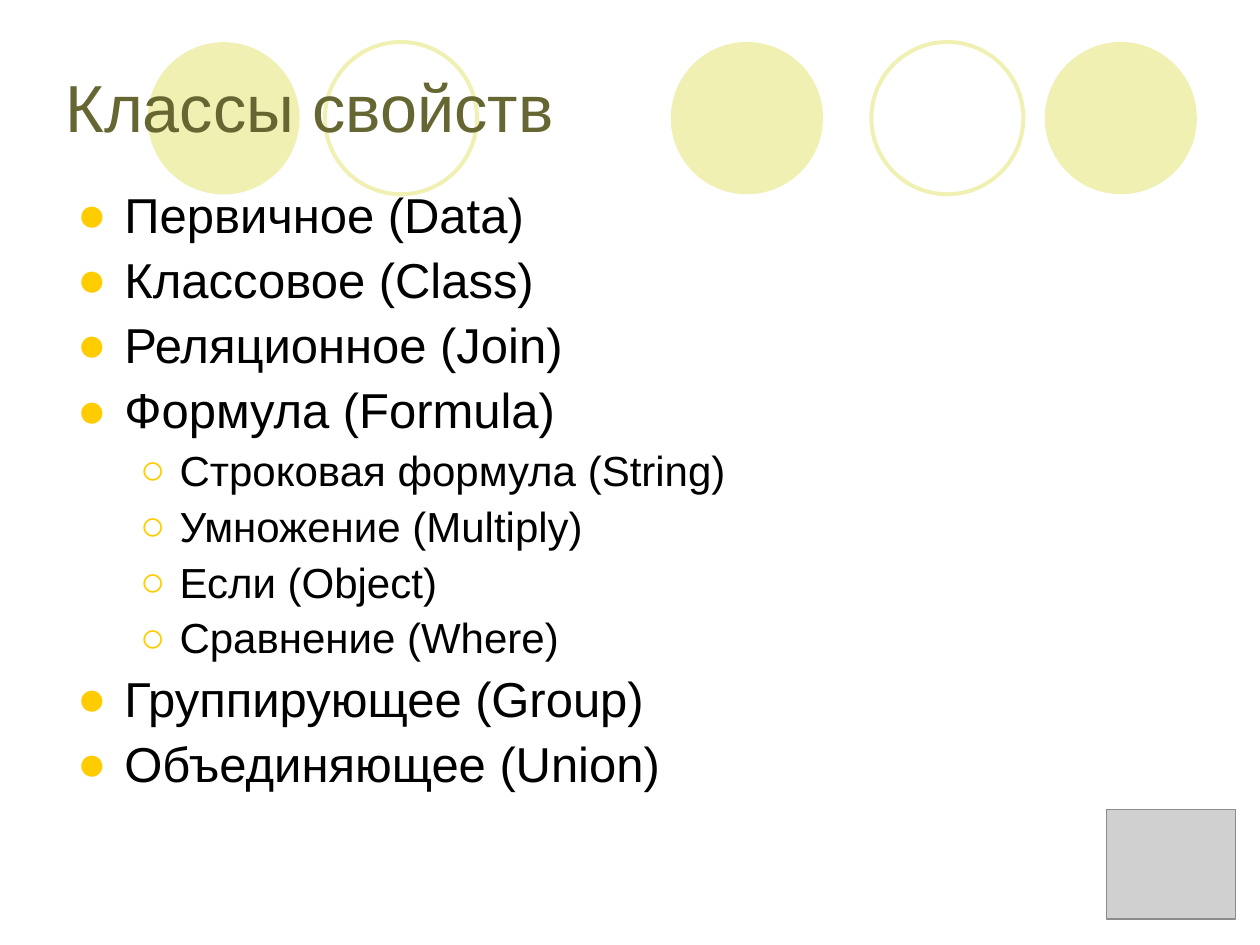
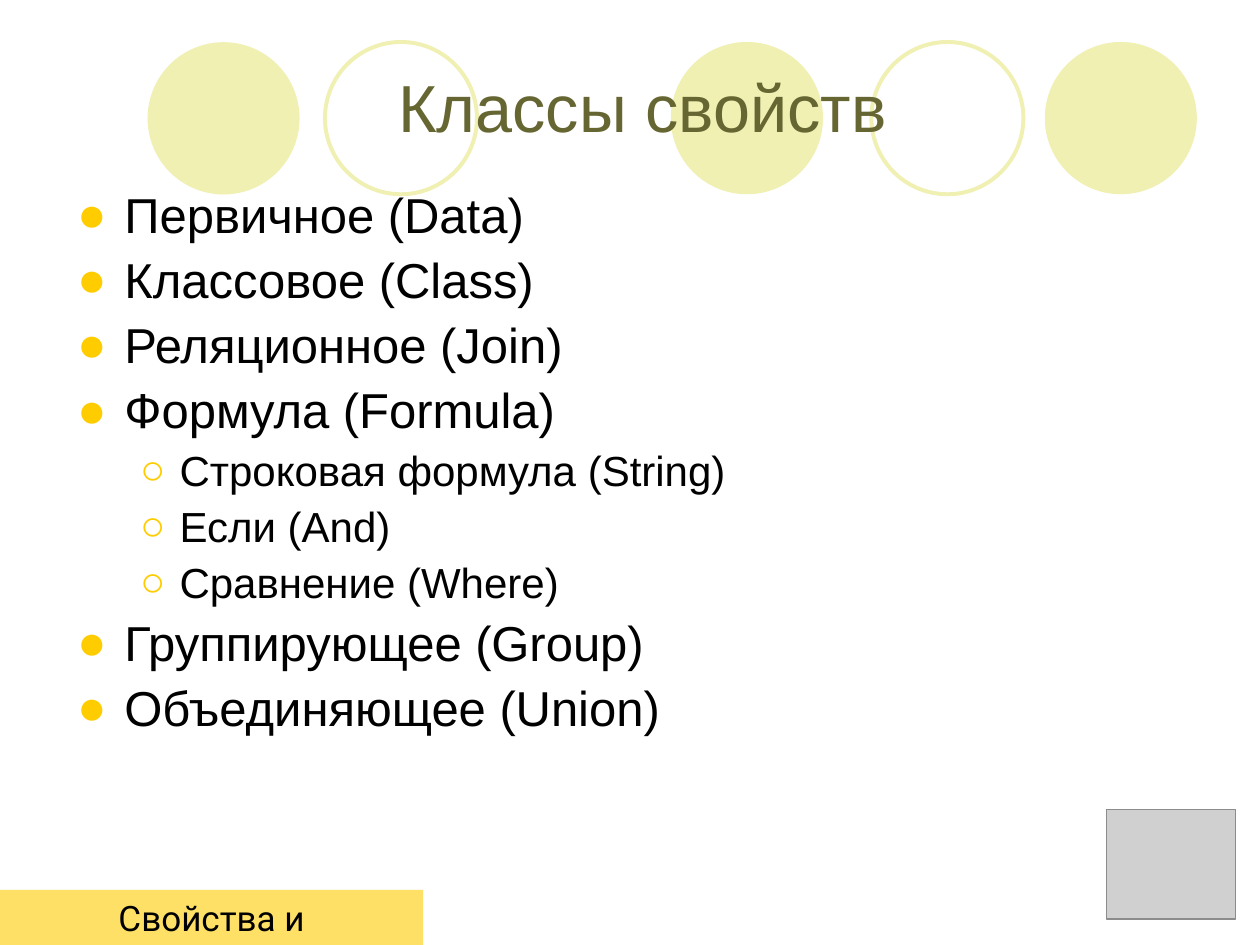
Before and after one commit to lsfusion/platform, a slide deck: slide 18 of platform/docs/Презентация.ppt (slide 7 before the commit). Drawn at 1260x945 pixels with LibreOffice and Linux fonts; fonts in the diff are those of the drawing; grey boxes stand for pictures. Boxes give left, top, right and bottom in pixels: in the first picture for what was removed or moved away, otherwise in the second. Text is boxed around its words. In the diff, an @@ line names an element or a change of style, - is before the commit and + after.

```diff
--- a/platform/docs/Презентация.ppt
+++ b/platform/docs/Презентация.ppt
@@ title "Классы свойств" at (x1=398, y1=79, x2=886, y2=144): alignment left to centre @@
@@ text at (x1=180, y1=511, x2=391, y2=550): text changed @@
-  ○ Умножение (Multiply)
-  ○ Если (Object)
+  ○ Если (And)
@@ rectangle added at (x1=0, y1=890, x2=423, y2=945), fill #FFE066, 20 pt, text #000000 @@
+Свойства и ограничения
```
Also in this commit, not shown: 11 other slides changed, 29 slides added, 18 slides removed.
